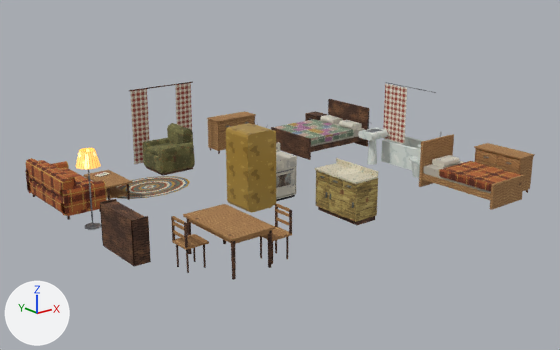
The glTF model THE_VEIL_ASSETS_V2/03_Residential/House_Variants/RES_House_Bungalow_Furnishing.glb, before and after one commit.
Rendered twice from a camera (50 mm lens) standing at (-10.14, -20.03, 6.12) and looking at (0.01, -7.34, 1.05). The axes (+X, +Y, +Z) are drawn at lower left. The lights are the same throughout. The picture after the commit comes second. Objects named as collision shapes, trigger or cutter boxes, shadow casters or lower levels of detail are left out. Where no turn or scale is listed for an object, it has been applied to the vertices. Vertices at exactly the same position are counted once.

Names of what the first picture shows: 'RES_House_Bungalow_Furnishing_Mesh'.
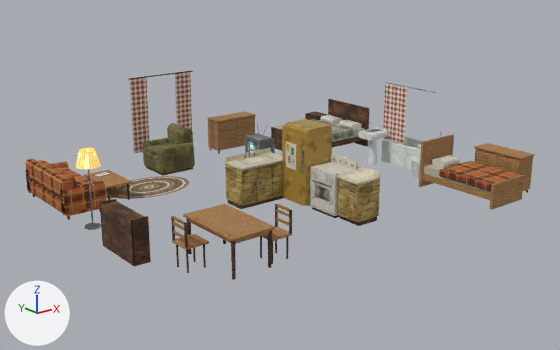
Patch to the scene script:
```diff
--- a/THE_VEIL_ASSETS_V2/03_Residential/House_Variants/RES_House_Bungalow_Furnishing.glb.py
+++ b/THE_VEIL_ASSETS_V2/03_Residential/House_Variants/RES_House_Bungalow_Furnishing.glb.py
@@ me_res_house_bungalow_furnishing_mesh @@
 # used by ob_res_house_bungalow_furnishing_mesh; location = (0.0, 0.0, 0.0)
-me_res_house_bungalow_furnishing_mesh.from_pydata(...)  # 2798 vertices, 4199 faces; spans x -4.39..4.43, y -10.88..-3.31, z 0.6..2.61
+me_res_house_bungalow_furnishing_mesh.from_pydata(...)  # 2857 vertices, 4309 faces; spans x -4.39..4.43, y -10.88..-3.31, z 0.6..2.79
+# me_res_house_bungalow_furnishing_mesh part 1: the loose piece of 10 vertices spanning x -1.5..0.3, y -3.45..-3.43, z 2.49..2.51 is moved by (0.0, 0.0, 0.28)
+# me_res_house_bungalow_furnishing_mesh part 2: the loose piece of 8 vertices spanning x -0.56..0.16, y -7.66..-7.11, z 0.6..0.66 is scaled about its middle by (1.61, 0.893, 1.67), then moved by (-0.45, 0.04, 0.02), in mat_m_furn_wooddark (picture img_t_furn_wooddark_png)
+# me_res_house_bungalow_furnishing_mesh part 3: the loose piece of 8 vertices spanning x 0.0..0.5, y -9.78..-8.62, z 0.6..0.7 is scaled about its middle by (1, 0.483, 1), then moved by (0.0, -0.35, 0.0)
+# me_res_house_bungalow_furnishing_mesh part 4: a new loose piece, a box spanning x -0.235..-0.195, y -8.38..-8.35, z 1.38..1.86, in mat_m_furn_metalbrushed (picture img_t_furn_metalbrushed_png)
+# me_res_house_bungalow_furnishing_mesh part 5: the loose piece of 14 vertices spanning x -1.45..-1.0, y -3.46..-3.4, z 0.65..2.5 is moved by (0.0, 0.0, 0.28)
+# me_res_house_bungalow_furnishing_mesh part 6: the loose piece of 14 vertices spanning x -0.2..0.25, y -3.46..-3.4, z 0.65..2.5 is moved by (0.0, 0.0, 0.28)
+# me_res_house_bungalow_furnishing_mesh part 7: the loose piece of 32 vertices spanning x -0.09..0.52, y -9.8..-8.6, z 0.7..1.62 is turned 90 degrees about the z axis through its middle, then moved by (-0.86, 1.82, 0.0)
+# me_res_house_bungalow_furnishing_mesh part 8: a new loose piece, a box spanning x -1.22..-0.853, y -7.655..-7.635, z 0.72..1.44, in mat_m_furn_woodpainted (picture img_t_furn_woodpainted_png)
+# me_res_house_bungalow_furnishing_mesh part 9: the loose piece of 8 vertices spanning x -0.42..0.02, y -7.7, z 0.92..1.18 is scaled about its middle by (0.652, 2, 2.46), then moved by (-0.84, 0.04, 0.03), in mat_m_furn_woodpainted (picture img_t_furn_woodpainted_png)
+# me_res_house_bungalow_furnishing_mesh part 10: the loose piece of 8 vertices spanning x -0.05..-0.04, y -9.77..-9.4, z 0.72..1.28 is rebuilt with 8 vertices and now spans x -0.05..-0.04, y -9.82..-9.28, z 0.72..1.28
+# me_res_house_bungalow_furnishing_mesh part 11: the loose piece of 8 vertices spanning x -0.06..-0.05, y -9.73..-9.44, z 0.76..1.24 is rebuilt with 8 vertices and now spans x -0.06..-0.05, y -9.78..-9.32, z 0.76..1.24
+# me_res_house_bungalow_furnishing_mesh part 12: 39 loose pieces with 384 vertices, spanning x -1.28..0.43, y -9.78..-7.14, z 0.66..2.26, are deleted
+# me_res_house_bungalow_furnishing_mesh part 13: 110 vertices removed from x -1.33..0.18, y -9.38..-7.07, z 0.64..2.3; 393 vertices added at x -1.0..0.52, y -9.85..-7.1, z 0.6..2.3
+# other edits to the shape of me_res_house_bungalow_furnishing_mesh do not show in these pictures
 me_res_house_bungalow_furnishing_mesh.materials.append(mat_m_res_rugbraided)
```

Where the change shows, as pixel boxes [x1, y1, x2, y2] in the pictures (560 x 350 px; the box of a moved part takes in the faces that stretch with it):
'RES_House_Bungalow_Furnishing_Mesh', reshaped
    before: [25, 82, 535, 280]
    after: [25, 71, 535, 280]
part 1 of me_res_house_bungalow_furnishing_mesh, moved or reshaped
    before: [129, 82, 193, 91]
    after: [128, 71, 193, 80]
part 2 of me_res_house_bungalow_furnishing_mesh, moved or reshaped (mostly hidden before)
    before: [276, 195, 295, 201]
    after: [227, 196, 283, 209]
part 3 of me_res_house_bungalow_furnishing_mesh, moved or reshaped
    before: [318, 207, 375, 225]
    after: [340, 216, 377, 226]
part 4 of me_res_house_bungalow_furnishing_mesh, added
    after: [301, 151, 304, 173]
part 5 of me_res_house_bungalow_furnishing_mesh, moved or reshaped
    before: [130, 89, 149, 164]
    after: [130, 77, 149, 153]
part 6 of me_res_house_bungalow_furnishing_mesh, moved or reshaped
    before: [175, 83, 192, 130]
    after: [175, 72, 192, 130]
part 7 of me_res_house_bungalow_furnishing_mesh, moved or reshaped
    before: [315, 158, 378, 222]
    after: [225, 148, 283, 206]
part 8 of me_res_house_bungalow_furnishing_mesh, added
    after: [242, 168, 257, 205]
part 9 of me_res_house_bungalow_furnishing_mesh, moved or reshaped
    before: [276, 173, 291, 188]
    after: [244, 170, 256, 202]
part 10 of me_res_house_bungalow_furnishing_mesh, rebuilt (40% wider, 6% taller)
    before: [342, 188, 356, 220]
    after: [338, 187, 358, 221]
part 11 of me_res_house_bungalow_furnishing_mesh, rebuilt (50% wider)
    before: [343, 191, 354, 218]
    after: [339, 190, 356, 218]
part 12 of me_res_house_bungalow_furnishing_mesh, deleted
    before: [256, 125, 356, 213]
part 13 of me_res_house_bungalow_furnishing_mesh, reshaped
    before: [226, 123, 343, 215]
    after: [238, 119, 380, 222]
